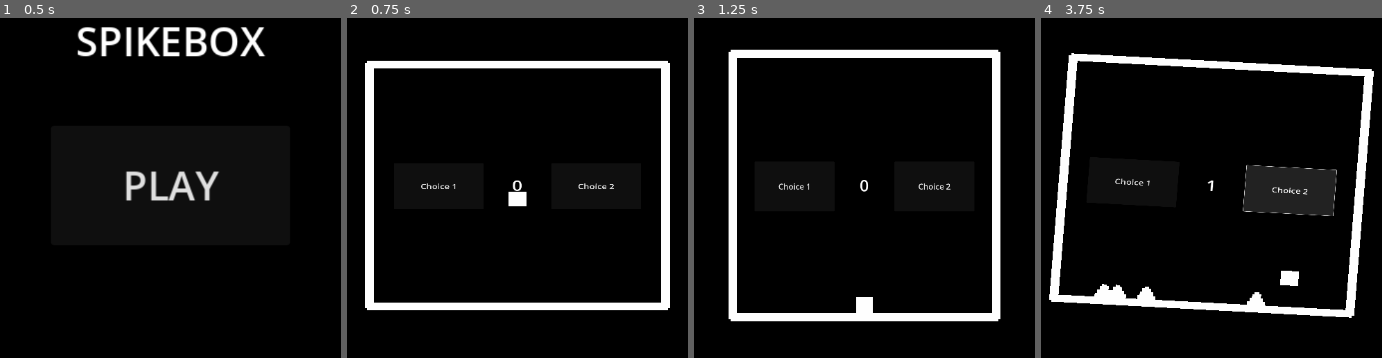
Above: before the commit, frames 1-4 (left to right).
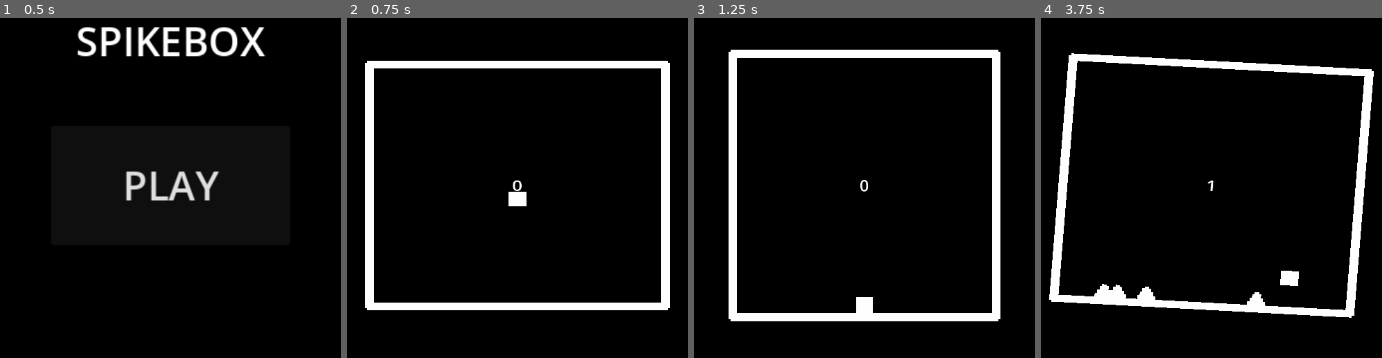
Above: after the commit, the same moments.

Repository: dairycultist/spikebox
Game: Godot game, scene res://scenes/title.tscn
Same seed, same stepped clock (60 frames per second), same inputs: the game is played once before the commit and once after it.
Inputs (mouse positions are in pixels of both pictures, inside the frame that each line leads up to):
- Up to frame 1 (0.5 s): no input
- Up to frame 2 (0.75 s): click "PLAY" at 0.5 s
- Up to frame 3 (1.25 s): no input
- Up to frame 4 (3.75 s): click (1139, 184) at 1.25 s, where only the run before the commit has a clickable "Choice 1"; click (1283, 184) at 2 s, where only the run before the commit has a clickable "Choice 2"; hold D (move_right) 2.78-3.53 s; hold Space (jump) 2.78-3.53 s; hold A (move_left) from 3.53 s (still down); tap Space (jump) at 3.6 s

Frame 1 is identical in both runs. In frame 2, 0.2% of the frame differs, in the area x 21-79%, y 48-51%; in frame 3, 0.2%; in frame 4, 3.8%, in the area x 21-87%, y 43-59%.

Commit message:
Modifier picker

Diff:
--- a/modifier.gd
+++ b/modifier.gd
@@ -1,12 +1,56 @@
 extends Node
 
-var mirror := false # spike shadows appear on the roof instead of the floor, but spikes still come from the floor
-var ate_their_veggies := false # spikes are extra tall
-var conveyor := false # spike shadows slowly drift
-var fatass := false # no jumping
-var good_memory := false # spike shadows slowly fade away
-var waltz := false # spikes only take 3 ticks to appear
-var no_rhythm := false # pulses aren't the same length
+var mirror := false
+var ate_their_veggies := false
+var conveyor := false
+var fatass := false
+var good_memory := false
+var waltz := false
+var no_rhythm := false
+
+var _disabled_modifier_indices = []
+
+func _init() -> void:
+
+	for i in range(7):
+		_disabled_modifier_indices.push_back(i)
+
+# returns -1 if there are none left
+func get_random_disabled_modifier_index() -> int:
+	return _disabled_modifier_indices.pick_random()
+
+func get_modifier_text_via_index(i) -> String:
+
+	match i:
+		0: return "Mirror\nspike SHADOWS appear on the roof instead of the floor"
+		1: return "Ate Their Veggies\nspikes are extra tall (not implemented)"
+		2: return "Conveyor\nspike shadows slowly drift"
+		3: return "Fatass\nno jumping"
+		4: return "Good Memory\nspike shadows slowly fade away (not implemented)"
+		5: return "Waltz\nspikes only take 3 pulses to appear"
+		6: return "No Rhythm\npulses aren't the same length"
+
+	return ""
+
+func enable_modifier_via_index(i):
+
+	# remove from disabled modifier pool
+	for j in _disabled_modifier_indices.size():
+
+		if _disabled_modifier_indices[j] == i:
+
+			_disabled_modifier_indices.remove_at(j)
+			break
+
+	# enable modifier
+	match i:
+		0: mirror = true
+		1: ate_their_veggies = true
+		2: conveyor = true
+		3: fatass = true
+		4: good_memory = true
+		5: waltz = true
+		6: no_rhythm = true
 
 func get_points_per_high_pulse() -> int:
 
--- a/ping/ping.gd
+++ b/pulse_sound/pulse_sound.gd
@@ -1,9 +1,7 @@
 extends AudioStreamPlayer2D
 
-# maybe rename to pulse_sound idk
-
-var HIGH = preload("res://ping/high.wav")
-var LOW = preload("res://ping/low.wav")
+var HIGH = preload("res://pulse_sound/high.wav")
+var LOW = preload("res://pulse_sound/low.wav")
 
 func _ready() -> void:
 	Pulse.pulse.connect(on_pulse)
--- a/scenes/game.tscn
+++ b/scenes/game.tscn
@@ -1,13 +1,14 @@
-[gd_scene load_steps=10 format=3 uid="uid://dkixdaurit63o"]
+[gd_scene load_steps=11 format=3 uid="uid://dkixdaurit63o"]
 
 [ext_resource type="Script" uid="uid://df11855115q5a" path="res://camera.gd" id="1_p57ef"]
 [ext_resource type="Texture2D" uid="uid://crfw2w474aqsi" path="res://box.png" id="2_u5sy4"]
 [ext_resource type="Script" uid="uid://ci8l5oq3x1g4d" path="res://spike_spawner.gd" id="3_gee14"]
 [ext_resource type="Script" uid="uid://7qeo043rcd8y" path="res://player.gd" id="4_0tnpc"]
 [ext_resource type="Texture2D" uid="uid://gdji5rqvu40i" path="res://player.png" id="5_vtaks"]
-[ext_resource type="Script" uid="uid://u4t5rcvlhkcl" path="res://ping/ping.gd" id="6_kvpfn"]
+[ext_resource type="Script" uid="uid://u4t5rcvlhkcl" path="res://pulse_sound/pulse_sound.gd" id="6_kvpfn"]
 [ext_resource type="Script" uid="uid://bw1v11maie6vo" path="res://points_label.gd" id="7_u5sy4"]
 [ext_resource type="Theme" uid="uid://nyd5igho518v" path="res://theme.tres" id="8_gee14"]
+[ext_resource type="Script" uid="uid://d3rftxy0gpavd" path="res://scenes/modifier_picker.gd" id="9_0tnpc"]
 
 [sub_resource type="RectangleShape2D" id="RectangleShape2D_tlwt5"]
 size = Vector2(8, 8)
@@ -37,7 +38,7 @@
 [node name="Collider" type="CollisionShape2D" parent="Player/Body"]
 shape = SubResource("RectangleShape2D_tlwt5")
 
-[node name="Ping" type="AudioStreamPlayer2D" parent="."]
+[node name="PulseSound" type="AudioStreamPlayer2D" parent="."]
 script = ExtResource("6_kvpfn")
 
 [node name="PointsLabel" type="RichTextLabel" parent="."]
@@ -57,6 +58,7 @@
 anchors_preset = 0
 offset_right = 40.0
 offset_bottom = 40.0
+script = ExtResource("9_0tnpc")
 
 [node name="Choice1" type="Button" parent="ModifierPicker"]
 layout_mode = 0
@@ -67,6 +69,7 @@
 scale = Vector2(0.1, 0.1)
 theme = ExtResource("8_gee14")
 text = "Choice 1"
+autowrap_mode = 2
 
 [node name="Choice2" type="Button" parent="ModifierPicker"]
 layout_mode = 0
@@ -77,3 +80,4 @@
 scale = Vector2(0.1, 0.1)
 theme = ExtResource("8_gee14")
 text = "Choice 2"
+autowrap_mode = 2
--- /dev/null
+++ b/scenes/modifier_picker.gd
@@ -0,0 +1,48 @@
+extends Control
+
+var pulse_high_countdown := 5
+
+var _choice_1_i : int
+var _choice_2_i : int
+
+func _ready() -> void:
+
+	$Choice1.pressed.connect(pick_choice_1)
+	$Choice2.pressed.connect(pick_choice_2)
+	Pulse.pulse.connect(on_pulse)
+
+	visible = false
+
+func on_pulse(i):
+
+	if i == 0:
+
+		pulse_high_countdown -= 1
+
+	if pulse_high_countdown <= 0:
+
+		_choice_1_i = Modifier.get_random_disabled_modifier_index()
+		_choice_2_i = Modifier.get_random_disabled_modifier_index()
+
+		if _choice_1_i != -1 and _choice_2_i != -1:
+
+			Pulse.pause()
+			visible = true
+			pulse_high_countdown = 10
+
+			$Choice1.text = Modifier.get_modifier_text_via_index(_choice_1_i)
+			$Choice2.text = Modifier.get_modifier_text_via_index(_choice_2_i)
+
+func pick_choice_1():
+
+	Modifier.enable_modifier_via_index(_choice_1_i)
+
+	Pulse.play()
+	visible = false
+
+func pick_choice_2():
+
+	Modifier.enable_modifier_via_index(_choice_2_i)
+
+	Pulse.play()
+	visible = false
Not shown, changed: pulse_sound/high.wav.import
Not shown, changed: pulse_sound/low.wav.import
Renamed: ping/ping.gd.uid -> pulse_sound/pulse_sound.gd.uid
Not shown, added: scenes/modifier_picker.gd.uid
Not shown, added: pulse_sound/high.wav
Not shown, added: pulse_sound/low.wav
